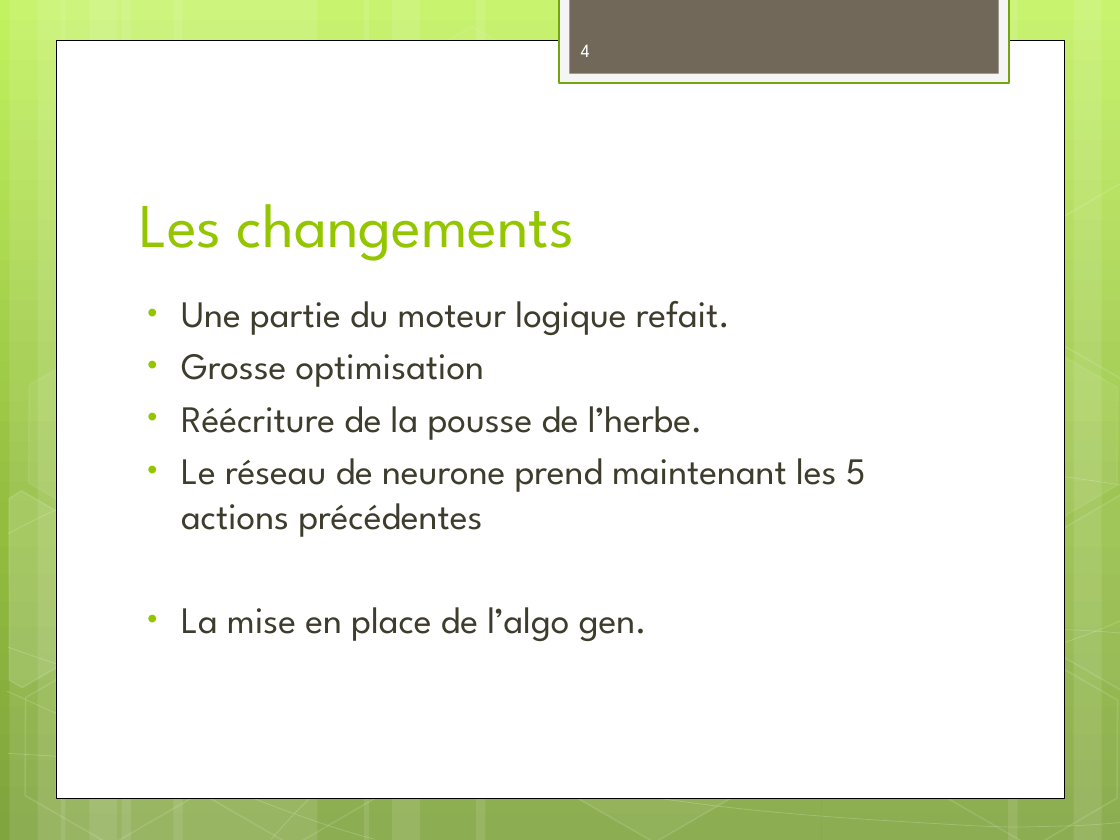
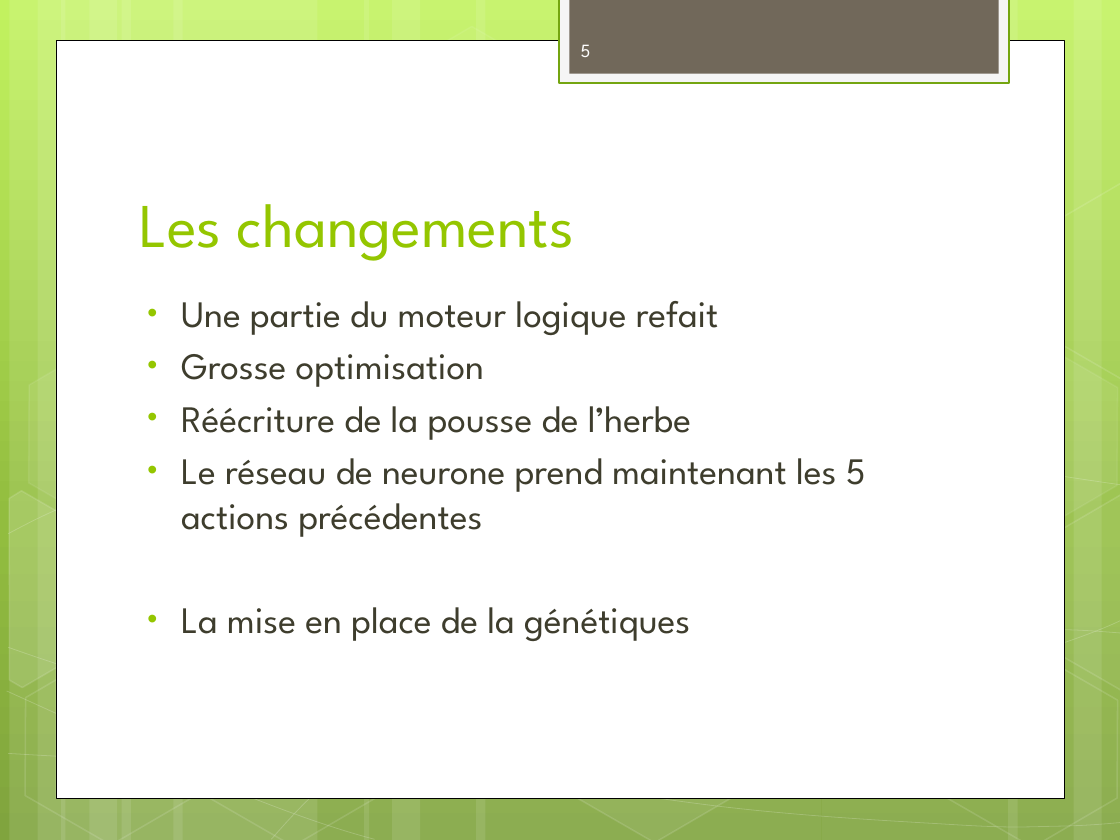
Before and after one commit to Surogate/ai-playground, a slide deck: slide 5 of Pattern Matcher.pptx (slide 4 before the commit). Drawn at 1120x840 pixels with LibreOffice and Linux fonts; fonts in the diff are those of the drawing. Boxes give left, top, right and bottom in pixels: in the first picture for what was removed or moved away, otherwise in the second. Text is boxed around its words. In the diff, an @@ line names an element or a change of style, - is before the commit and + after.

```diff
--- a/Pattern Matcher.pptx
+++ b/Pattern Matcher.pptx
@@ page number at box(581, 44, 591, 57): text changed @@
-4
+5
@@ text at box(181, 301, 719, 335): text changed @@
-• Une partie du moteur logique refait.
+• Une partie du moteur logique refait
@@ text at box(181, 406, 691, 440): text changed @@
-• Réécriture de la pousse de l’herbe.
+• Réécriture de la pousse de l’herbe
@@ text at box(181, 607, 690, 641): text changed @@
-• La mise en place de l’algo gen.
+• La mise en place de la génétiques
```
Also in this commit, not shown: 3 other slides changed, 1 slide added, 3 other files.
